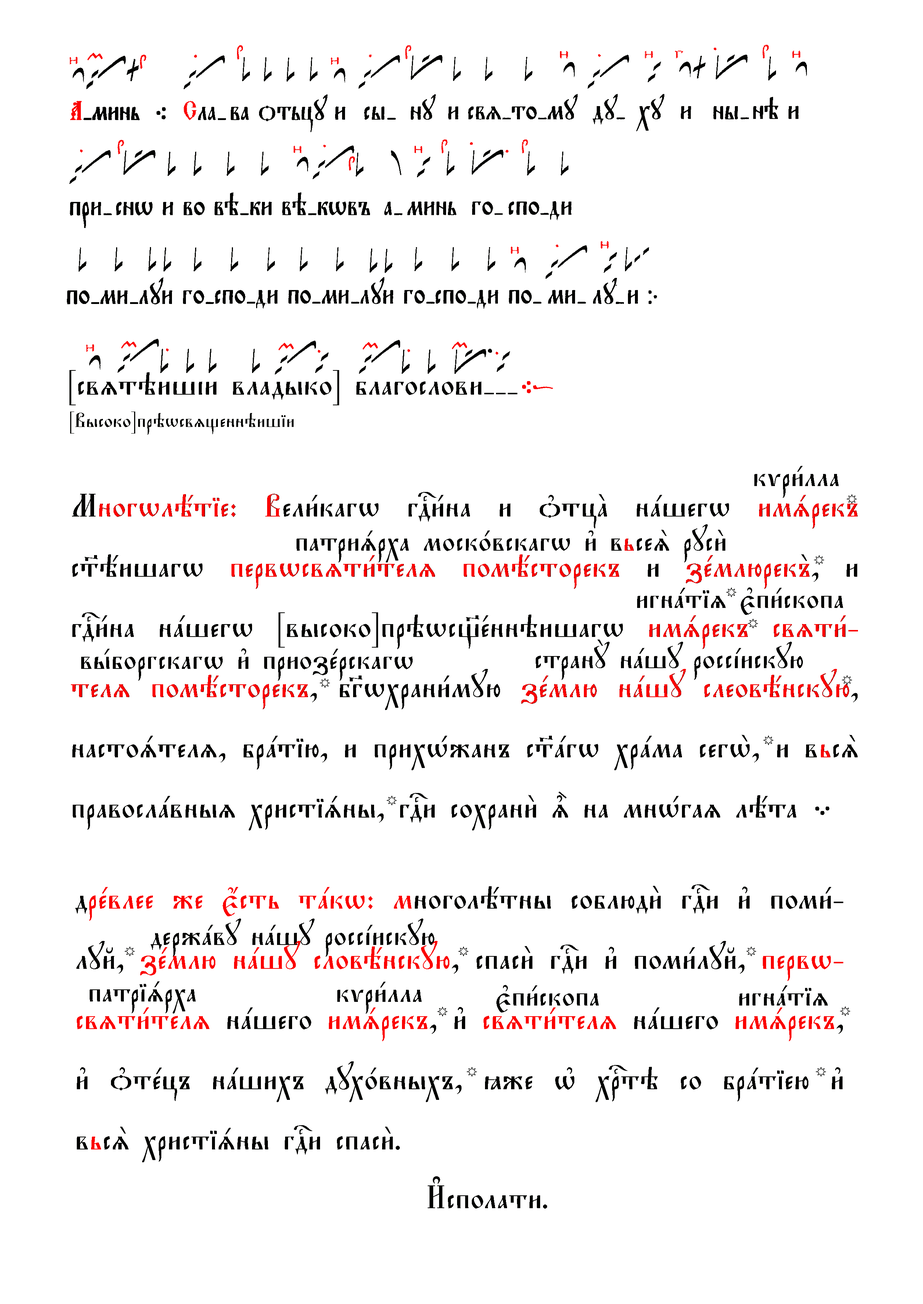
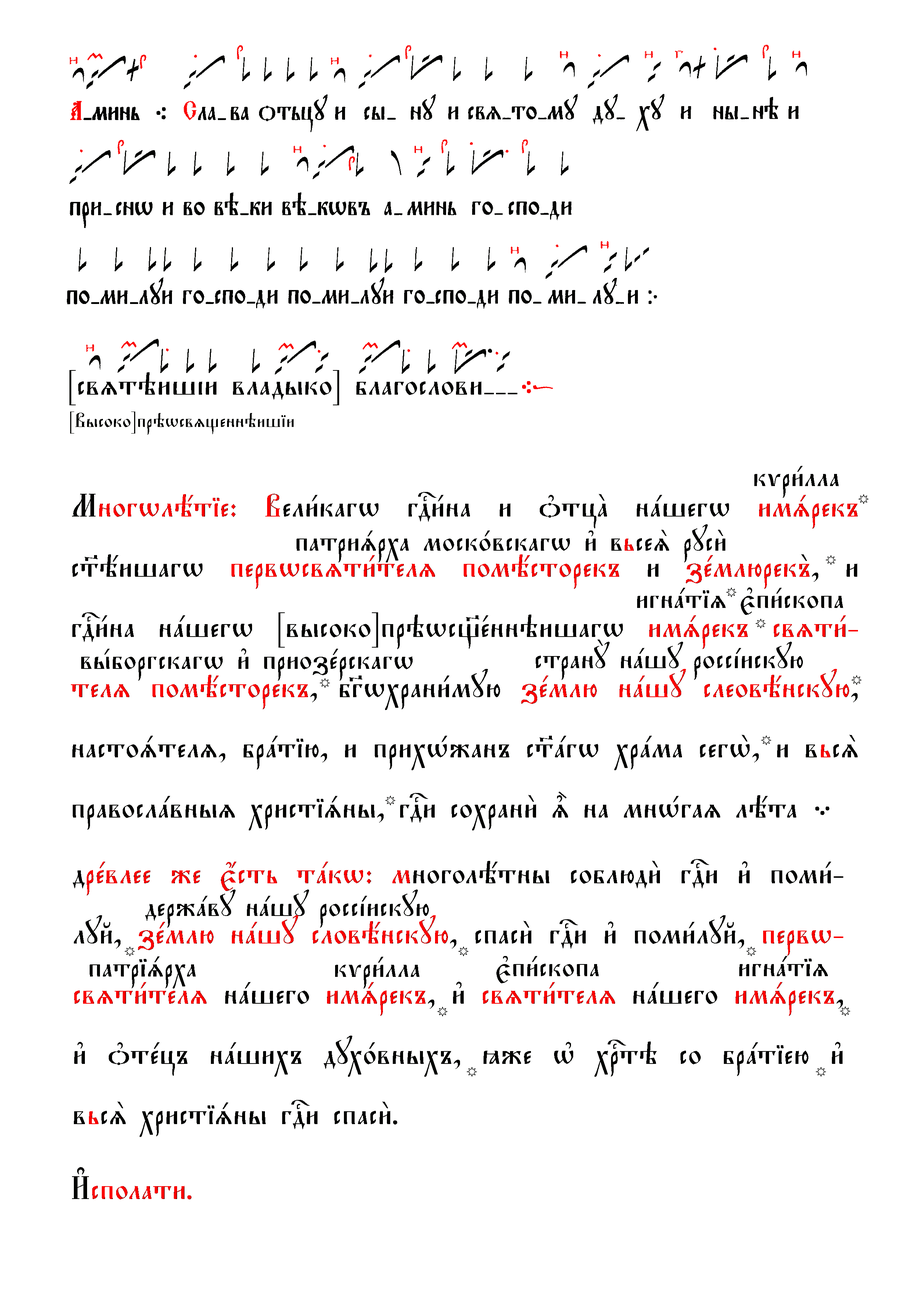
Layered file, before and after one edit (923x1304). Changes by layer:
painted on "И#сполати." over [71, 1167, 547, 1209]
painted on "дрeвлее же є4сть тaкw: многолё..." over [72, 859, 843, 1163]
painted on "патріsрха" over [89, 956, 196, 1014]
painted on "держaву нaшу россjискую" over [145, 889, 435, 958]
painted on "є3пи1скопа игнaтіz" over [496, 956, 828, 1013]
painted on "кvри1лла #1" over [334, 957, 422, 1014]
painted on "Чернила" over [384, 494, 869, 806]
